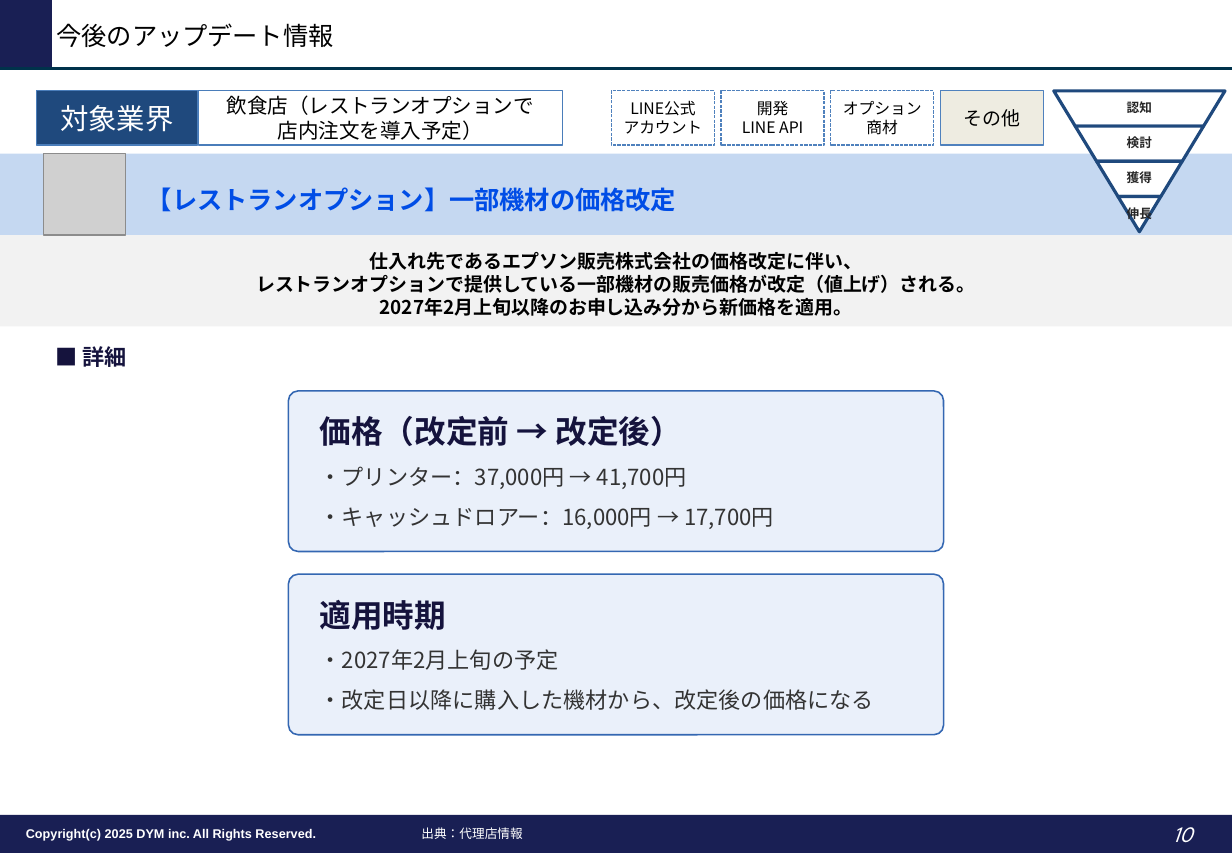
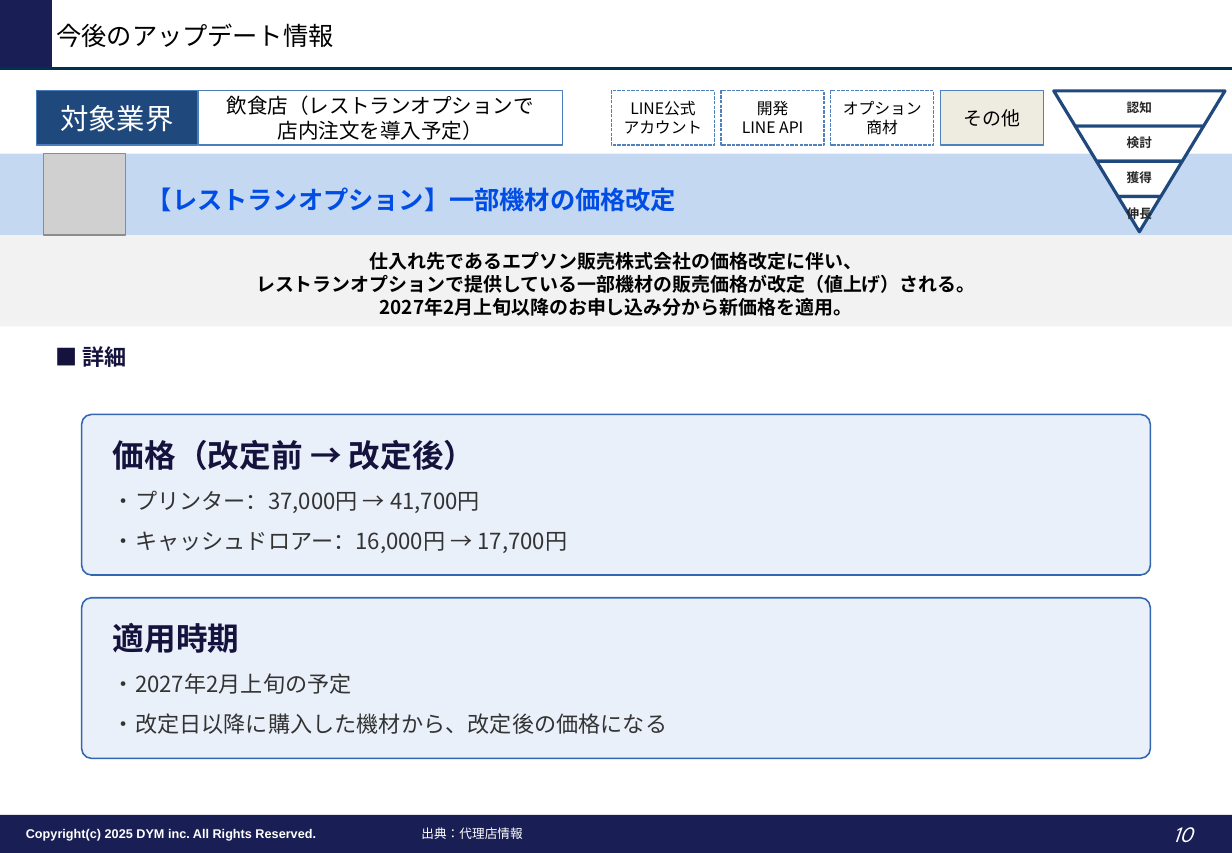
Before and after one commit to tonomura-r-dev/folder, a slide deck: slide 10 of LINEOA媒体最新情報_2026年10月トレンドレポート.pptx. Drawn at 1232x853 pixels with LibreOffice and Linux fonts; fonts in the diff are those of the drawing; grey boxes stand for pictures; background and template pictures are left out. Boxes give left, top, right and bottom in pixels: in the first picture for what was removed or moved away, otherwise in the second. Text is boxed around its words. In the diff, an @@ line names an element or a change of style, - is before the commit and + after.

```diff
--- a/LINEOA媒体最新情報_2026年10月トレンドレポート.pptx
+++ b/LINEOA媒体最新情報_2026年10月トレンドレポート.pptx
@@ rounded rectangle "価格（改定前 → 改定後）": place and size @@
-rounded rectangle "価格（改定前 → 改定後）" at (289,391,944,552)
+rounded rectangle "価格（改定前 → 改定後）" at (82,414,1151,574)
@@ rounded rectangle "適用時期": place and size @@
-rounded rectangle "適用時期" at (289,574,944,735)
+rounded rectangle "適用時期" at (82,598,1151,759)
```
Also in this commit, not shown: 9 other slides changed, 1 other file.
